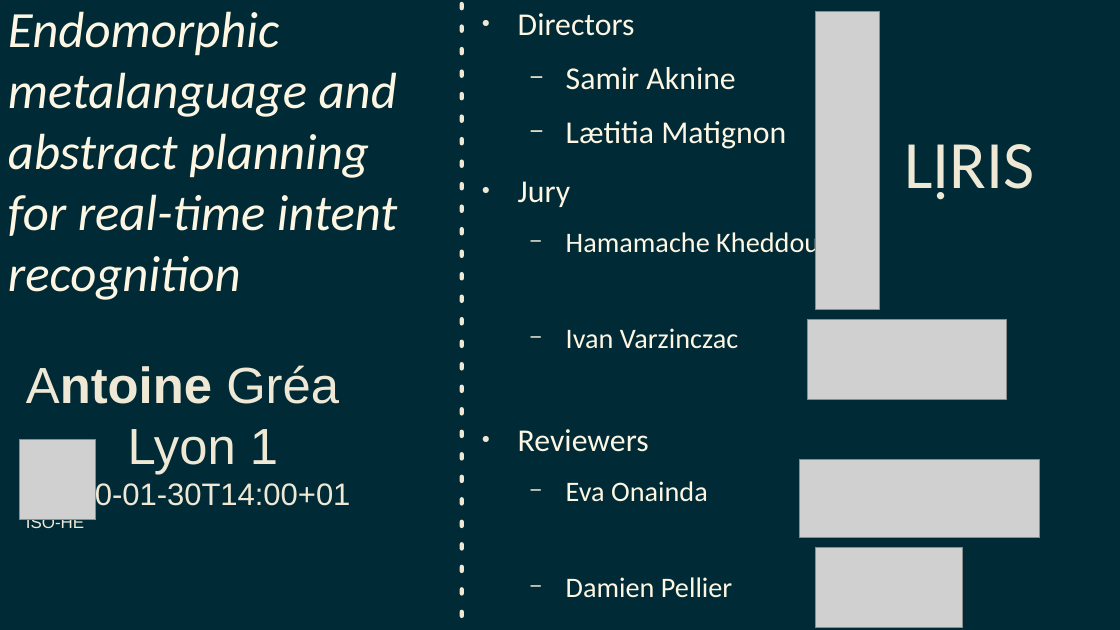
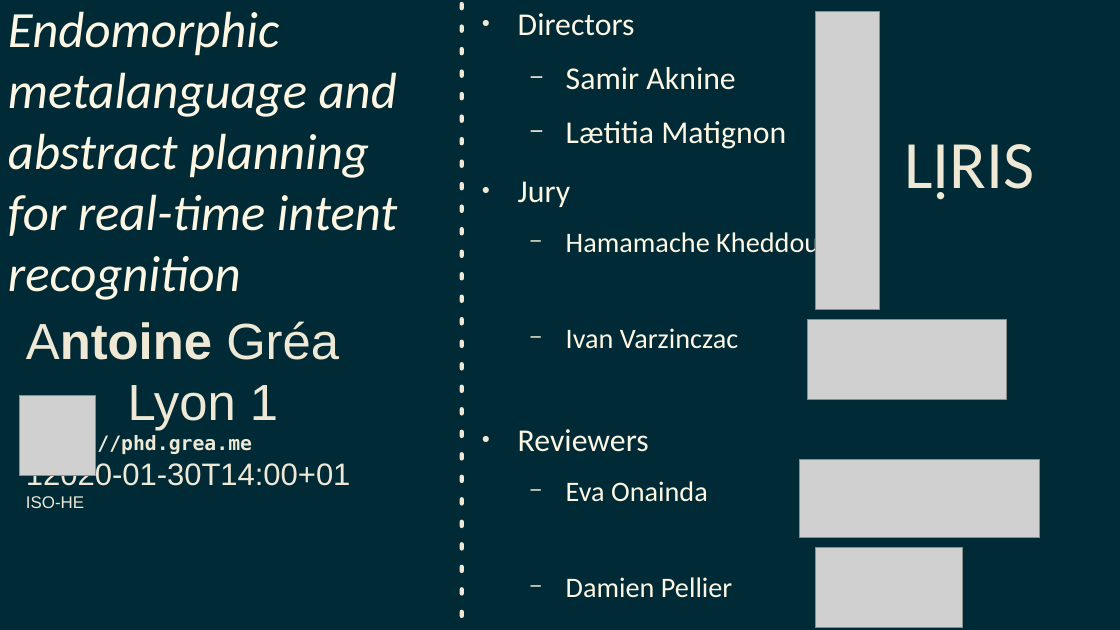
Before and after one commit to grea09/gennio, a slide deck: slide 1 of doc/defense.odp. Drawn at 1120x630 pixels with LibreOffice and Linux fonts; fonts in the diff are those of the drawing; grey boxes stand for pictures. Boxes give left, top, right and bottom in pixels: in the first picture for what was removed or moved away, otherwise in the second. Text is boxed around its words. In the diff, an @@ line names an element or a change of style, - is before the commit and + after.

```diff
--- a/doc/defense.odp
+++ b/doc/defense.odp
@@ text "Antoine Gréa": place and size @@
-text "Antoine Gréa" at (26, 365, 351, 528)
+text "Antoine Gréa" at (26, 321, 351, 508)
@@ picture: place and size @@
-picture at (20, 440, 97, 520)
+picture at (20, 396, 97, 477)
@@ text at (26, 434, 252, 455): paragraph added @@
+https://phd.grea.me
```
Also in this commit, not shown: 55 other files.
